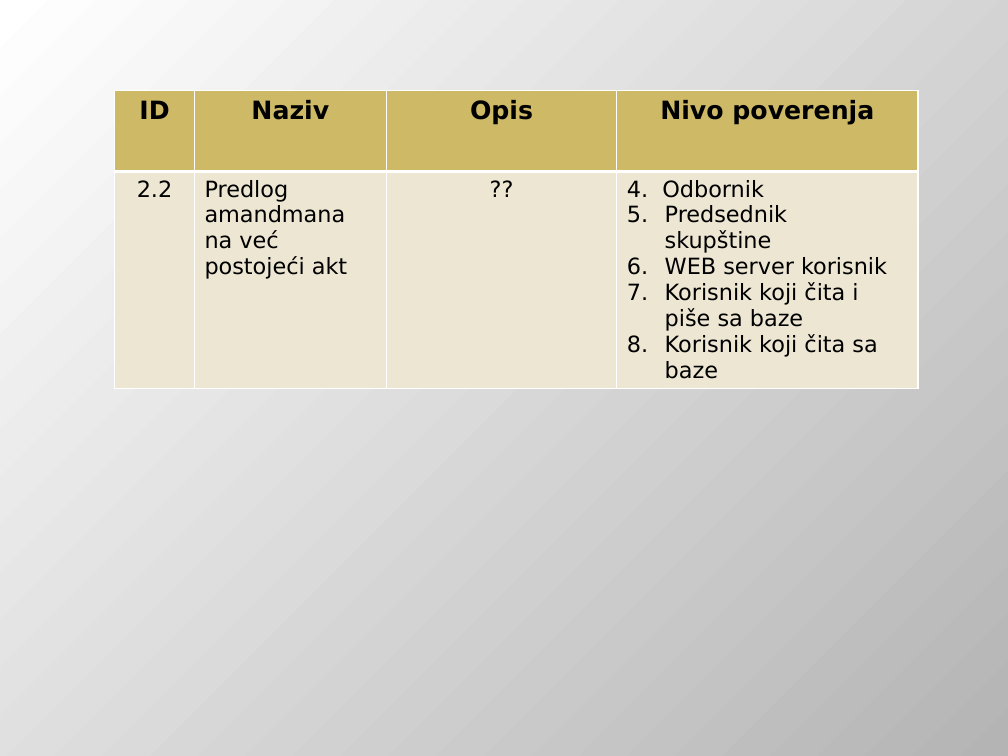
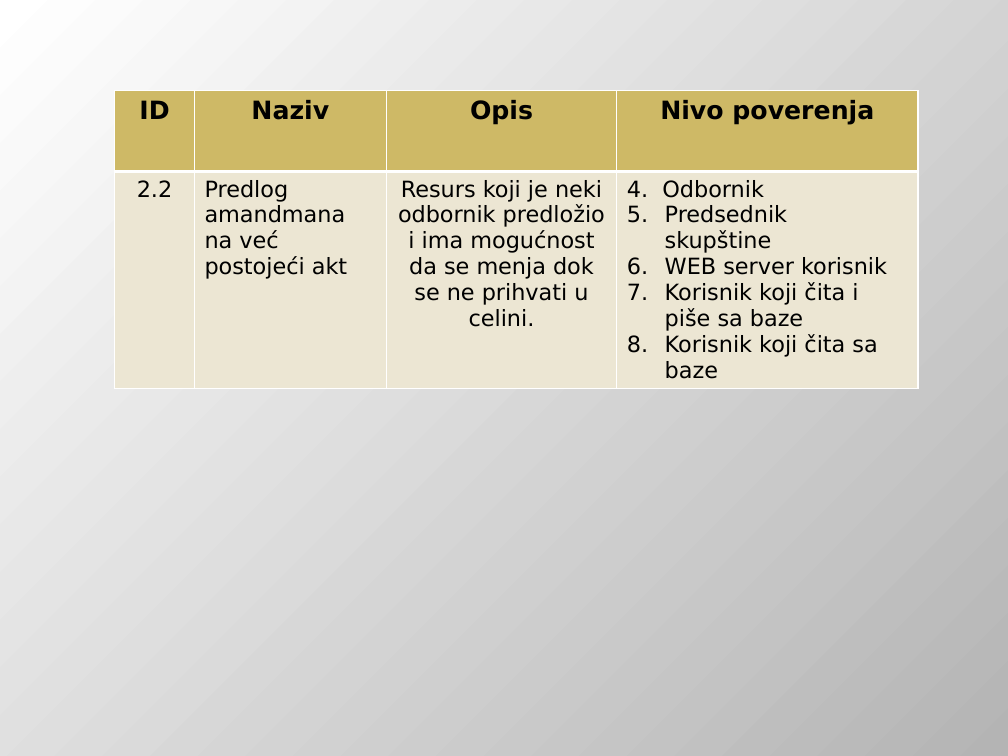
Before and after one commit to DejanUrosevic/XML-Projekat, a slide deck: slide 15 of Model Pretnji.pptx. Drawn at 1008x756 pixels with LibreOffice and Linux fonts; fonts in the diff are those of the drawing. Boxes give left, top, right and bottom in pixels: in the first picture for what was removed or moved away, otherwise in the second. Text is boxed around its words. In the diff, an @@ line names an element or a change of style, - is before the commit and + after.

```diff
--- a/Model Pretnji.pptx
+++ b/Model Pretnji.pptx
@@ table at box(115, 91, 918, 396) @@
-row 2, column 3: ??
+row 2, column 3: Resurs koji je neki odbornik predložio i ima mogućnost da se menja dok se ne prihvati u celini.
```
Also in this commit, not shown: 10 other slides changed, 1 slide added, 2 other files.
